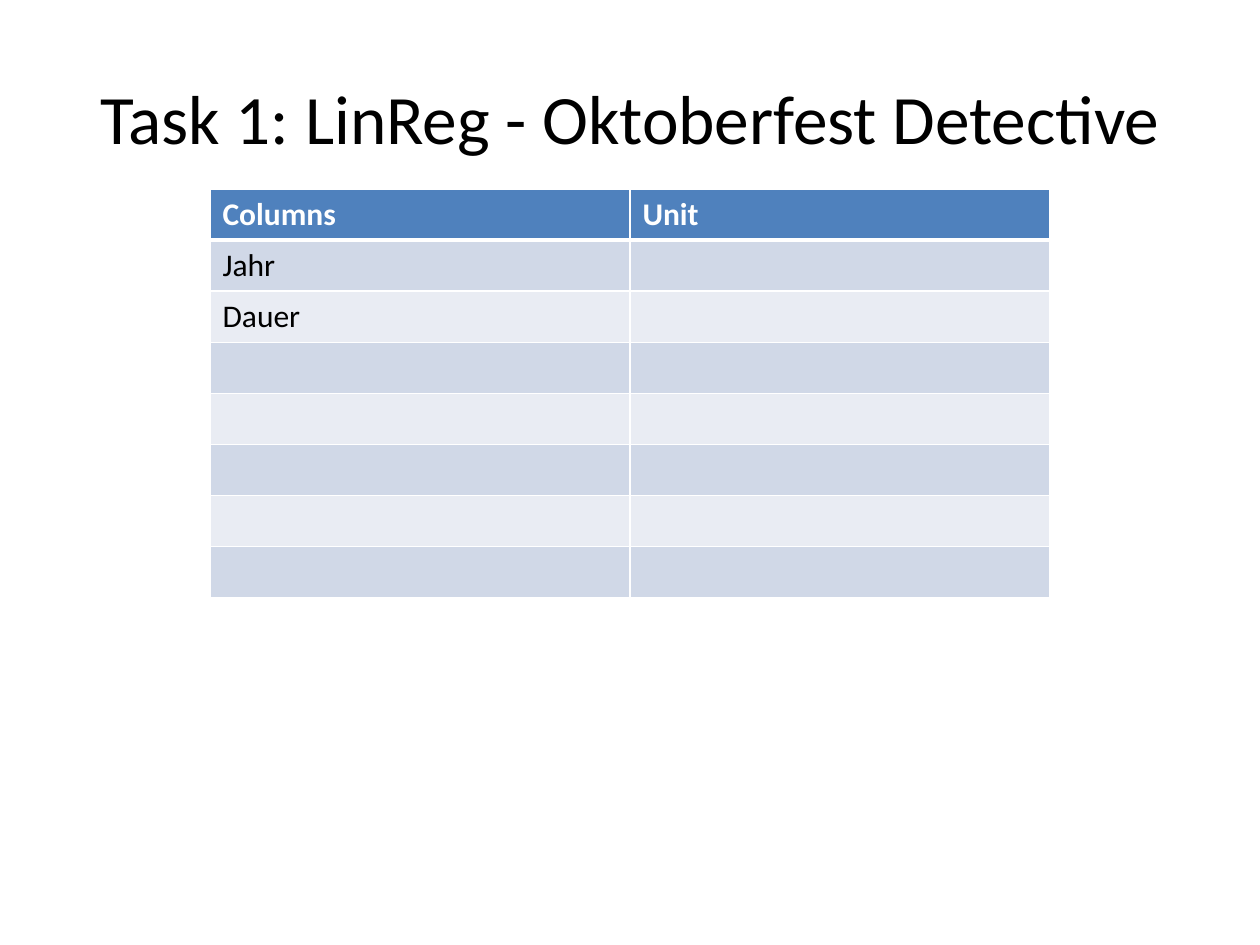
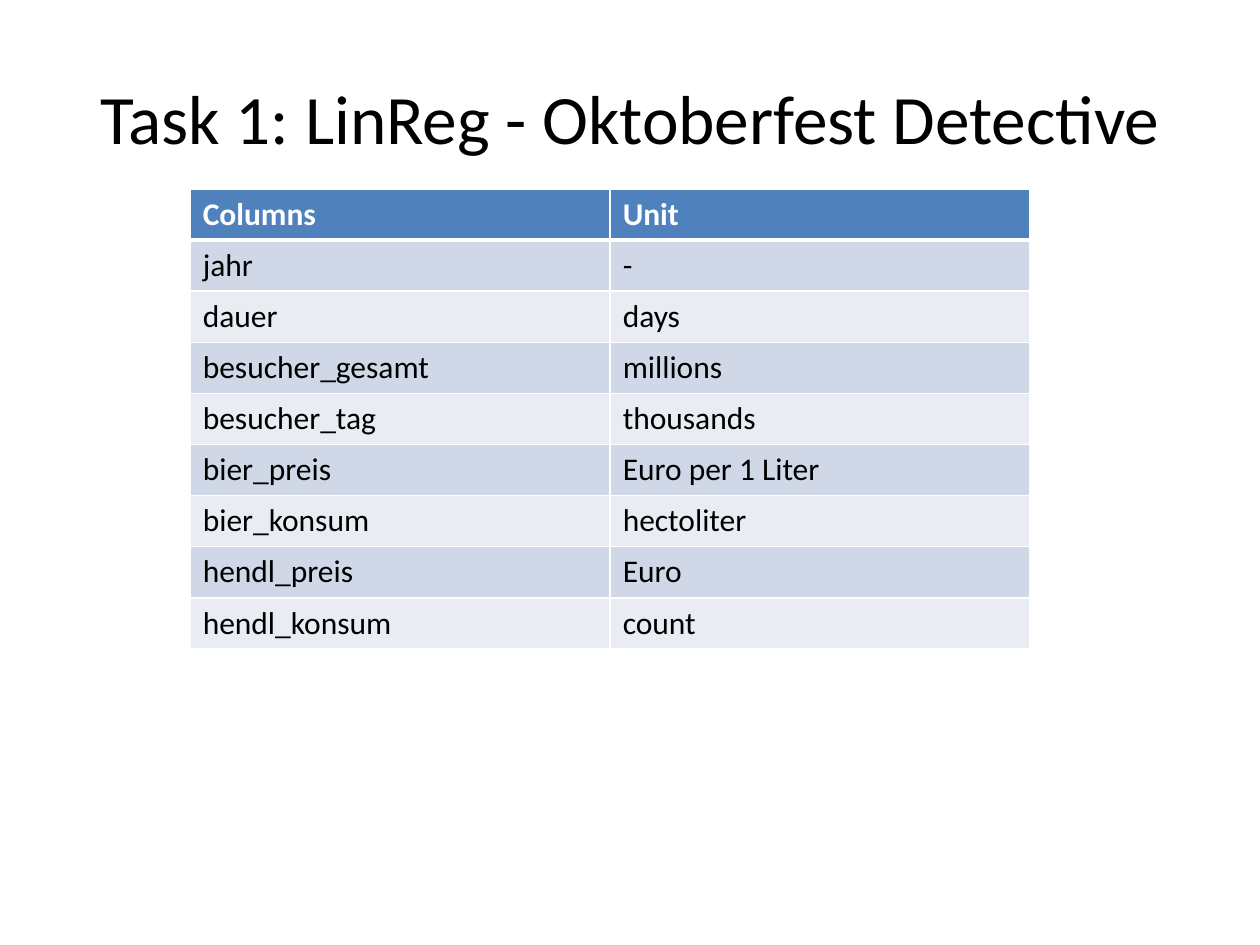
Before and after one commit to Bioinformatics-Munich-Student-Lab/ML_in_R, a slide deck: slide 9 of workshop.pptx. Drawn at 1260x945 pixels with LibreOffice and Linux fonts; fonts in the diff are those of the drawing. Boxes give left, top, right and bottom in pixels: in the first picture for what was removed or moved away, otherwise in the second. Text is boxed around its words. In the diff, an @@ line names an element or a change of style, - is before the commit and + after.

Commit message:
typo

```diff
--- a/workshop.pptx
+++ b/workshop.pptx
@@ table added at <box>190,189,1029,644</box>, 9 rows, 2 columns @@
+Columns | Unit
+jahr | -
+dauer | days
+besucher_gesamt | millions
+besucher_tag | thousands
+bier_preis | Euro per 1 Liter
+bier_konsum | hectoliter
+hendl_preis | Euro
+hendl_konsum | count
@@ table removed at <box>210,189,1050,486</box>, 8 rows, 2 columns @@
-Columns | Unit
-Jahr | 
-Dauer | 
- | 
- | 
- | 
- | 
- | 
```
